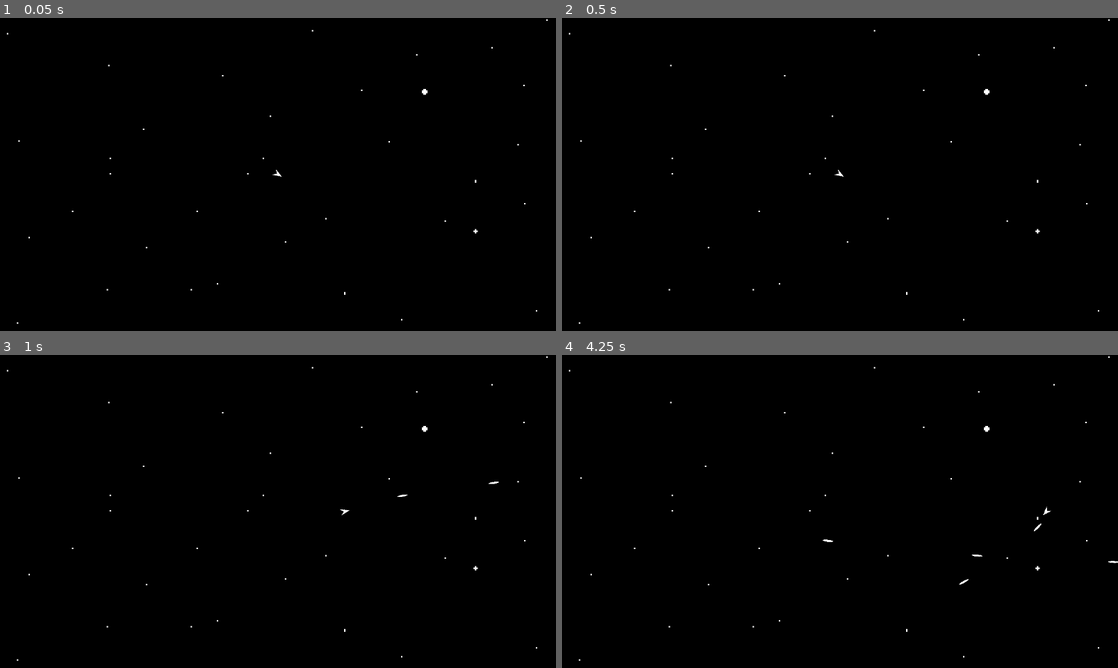
Above: before the commit, frames 1-4 (two rows, left to right).
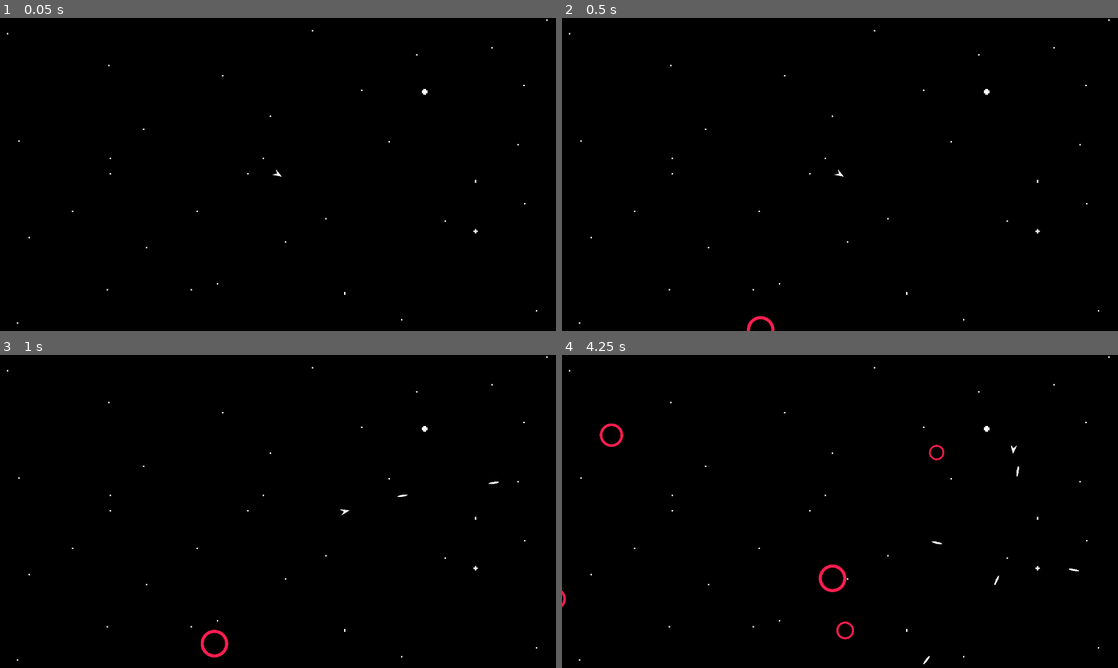
Above: after the commit, the same moments.

Repository: Terrarizer03/Space-Massacre
Game: Godot game, scene res://Scenes/MainScene.tscn
Two runs of this game, one before a commit and one after it. Both use one fixed random seed, a clock stepped at 60 frames per second and the inputs below.
Inputs (mouse positions are in pixels of both pictures, inside the frame that each line leads up to):
- Up to frame 1 (0.05 s): no input
- Up to frame 2 (0.5 s): no input
- Up to frame 3 (1 s): tap Enter at 0.5 s; move the mouse to (400, 495) at 0.52 s; press the mouse at (400, 495) at 0.53 s; hold D (key_right) from 0.53 s (still down)
- Up to frame 4 (4.25 s): move the mouse to (728, 527) at 1.27 s; release D (key_right) at 1.28 s; release the mouse at (728, 527) at 1.28 s; hold S (key_down) 1.28-2.03 s; click (728, 527) at 1.35 s; move the mouse to (895, 442) at 2.02 s; press the mouse at (895, 442) at 2.03 s; hold D (key_right) 2.03-2.78 s; move the mouse to (812, 574) at 2.77 s; release the mouse at (812, 574) at 2.78 s; hold W (key_up) 2.78-3.53 s; click (812, 574) at 2.85 s; move the mouse to (1006, 558) at 3.52 s; press the mouse at (1006, 558) at 3.53 s; hold A (key_left) from 3.53 s (still down)

Frame 1 is identical in both runs. In frame 2, less than 0.1% of the frame differs, in the area x 33-39%, y 95-100%; in frame 3, 0.2%; in frame 4, 0.6%, in the area x 0-100%, y 21-99%.

Commit message:
Basically Everything?

Diff:
--- a/Scenes/Bullet.tscn
+++ b/Scenes/Bullet.tscn
@@ -12,6 +12,8 @@
 [node name="Bullet" type="CharacterBody2D" groups=["Bullet", "DamageType"]]
 scale = Vector2(0.15, 0.113)
 disable_mode = 2
+collision_layer = 7
+collision_mask = 7
 motion_mode = 1
 platform_on_leave = 2
 script = ExtResource("1_p01sk")
@@ -32,3 +34,4 @@
 
 [connection signal="screen_entered" from="VisibleOnScreenNotifier2D" to="." method="_on_visible_on_screen_notifier_2d_screen_entered"]
 [connection signal="screen_exited" from="VisibleOnScreenNotifier2D" to="." method="_on_visible_on_screen_notifier_2d_screen_exited"]
+[connection signal="body_entered" from="Area2D" to="." method="_on_area_2d_body_entered"]
--- /dev/null
+++ b/Scenes/MainScene.gd
@@ -0,0 +1,76 @@
+extends Node2D
+
+# INIT =============
+# variables -------------
+var wave = 0
+var spawning = true
+var spawned_enemies = 0
+
+# preloads ------------
+var circle_enemy = preload("res://Scenes/enemy.tscn")
+
+func _ready() -> void:
+	spawn_circle_enemy()
+	wave_function()
+
+func spawn_circle_enemy():
+	while true:
+		if spawning:
+			spawned_enemies += 1
+			var spawnpos = determineSpawnPos()
+
+			var circle_instance = circle_enemy.instantiate()
+			circle_instance.position = spawnpos
+			add_child(circle_instance)
+			print("ENEMY SPAWNED ", circle_instance.position)
+			await get_tree().create_timer(1).timeout
+		else:
+			await get_tree().create_timer(0.1).timeout
+
+func wave_function():
+	wave += 1
+	spawning = true
+	spawned_enemies = 0
+
+	print("WAVE ", wave, " STARTED")
+
+	# Spawn duration increases with wave number
+	var spawn_duration = 8 + (wave * 2)  # 10s, 12s, 14s, etc.
+
+	# Wait for spawn duration
+	await get_tree().create_timer(spawn_duration).timeout
+	spawning = false
+
+	print("WAVE ", wave, " ENDED - Enemies spawned: ", spawned_enemies)
+
+	# Break duration between waves
+	var break_duration = 5
+	await get_tree().create_timer(break_duration).timeout
+
+	# Start next wave
+	wave_function()
+
+func determineSpawnPos():
+	var screen_width = 1152
+	var screen_height = 648
+	var spawn_margin = 50  # Distance outside screen bounds
+
+	# Randomly choose which side to spawn from (0=left, 1=right, 2=top, 3=bottom)
+	var side = randi() % 4
+	var spawn_pos = Vector2()
+
+	match side:
+		0:  # Left side
+			spawn_pos.x = -spawn_margin
+			spawn_pos.y = randf() * screen_height
+		1:  # Right side
+			spawn_pos.x = screen_width + spawn_margin
+			spawn_pos.y = randf() * screen_height
+		2:  # Top side
+			spawn_pos.x = randf() * screen_width
+			spawn_pos.y = -spawn_margin
+		3:  # Bottom side
+			spawn_pos.x = randf() * screen_width
+			spawn_pos.y = screen_height + spawn_margin
+
+	return spawn_pos
--- a/Scenes/MainScene.tscn
+++ b/Scenes/MainScene.tscn
@@ -1,5 +1,6 @@
-[gd_scene load_steps=6 format=4 uid="uid://cquhu5krdarw1"]
+[gd_scene load_steps=7 format=4 uid="uid://cquhu5krdarw1"]
 
+[ext_resource type="Script" path="res://Scenes/MainScene.gd" id="1_e7sby"]
 [ext_resource type="PackedScene" uid="uid://cehac684mpxhw" path="res://Scenes/Player.tscn" id="1_gl0cg"]
 [ext_resource type="Texture2D" uid="uid://b67064foqqdcq" path="res://Assets/Tilemap/New Piskel (39).png" id="2_gnpus"]
 
@@ -3478,6 +3479,7 @@
 adjustment_enabled = true
 
 [node name="Node2D" type="Node2D"]
+script = ExtResource("1_e7sby")
 
 [node name="TileMapLayer" type="TileMapLayer" parent="."]
 position = Vector2(567, 320)
--- a/Scenes/Player.tscn
+++ b/Scenes/Player.tscn
@@ -1,8 +1,11 @@
-[gd_scene load_steps=5 format=3 uid="uid://cehac684mpxhw"]
+[gd_scene load_steps=8 format=3 uid="uid://cehac684mpxhw"]
 
 [ext_resource type="Script" path="res://Scripts/player.gd" id="1_evmrx"]
 [ext_resource type="Texture2D" uid="uid://dpop7toine34y" path="res://Assets/Sprites/Playersprite.png" id="1_k0xg1"]
 [ext_resource type="AudioStream" uid="uid://ckrtl225vke6t" path="res://Assets/Sound/laserShoot (1).wav" id="3_p1ru0"]
+[ext_resource type="AudioStream" uid="uid://dnk5wlqke5drs" path="res://Assets/Sound/hitHurt (1).wav" id="4_56jkx"]
+[ext_resource type="AudioStream" uid="uid://c0w1ft4dterht" path="res://Assets/Sound/pickupCoin.wav" id="5_7n5jt"]
+[ext_resource type="AudioStream" uid="uid://b3avfamyjn0e6" path="res://Assets/Sound/powerDown.wav" id="6_ceafp"]
 
 [sub_resource type="CircleShape2D" id="CircleShape2D_t04ej"]
 radius = 71.1758
@@ -25,3 +28,12 @@
 [node name="LaserShoot" type="AudioStreamPlayer" parent="."]
 stream = ExtResource("3_p1ru0")
 volume_db = -10.0
+
+[node name="HitSound" type="AudioStreamPlayer" parent="."]
+stream = ExtResource("4_56jkx")
+
+[node name="PickupCoin" type="AudioStreamPlayer" parent="."]
+stream = ExtResource("5_7n5jt")
+
+[node name="PowerDown" type="AudioStreamPlayer" parent="."]
+stream = ExtResource("6_ceafp")
--- /dev/null
+++ b/Scenes/death_explosion.tscn
@@ -0,0 +1,44 @@
+[gd_scene load_steps=8 format=3 uid="uid://bsrwc11r2eor4"]
+
+[ext_resource type="Texture2D" uid="uid://c5cp8bd50d4hl" path="res://Assets/Sprites/New Piskel-1.png (2).png" id="1_xbftg"]
+[ext_resource type="Script" path="res://death_explosion.gd" id="2_vncbk"]
+
+[sub_resource type="Gradient" id="Gradient_4u77e"]
+offsets = PackedFloat32Array(0.444444, 1)
+colors = PackedColorArray(1, 1, 1, 1, 1, 1, 1, 0)
+
+[sub_resource type="GradientTexture1D" id="GradientTexture1D_1qaav"]
+gradient = SubResource("Gradient_4u77e")
+
+[sub_resource type="Curve" id="Curve_rwpbu"]
+_data = [Vector2(0, 1), 0.0, 0.0, 0, 0, Vector2(1, 0), 0.0, 0.0, 0, 0]
+point_count = 2
+
+[sub_resource type="CurveTexture" id="CurveTexture_ytqog"]
+curve = SubResource("Curve_rwpbu")
+
+[sub_resource type="ParticleProcessMaterial" id="ParticleProcessMaterial_q3rpp"]
+particle_flag_disable_z = true
+emission_shape = 1
+emission_sphere_radius = 8.64
+inherit_velocity_ratio = 0.761
+direction = Vector3(0, 0, 0)
+spread = 180.0
+initial_velocity_min = 100.0
+initial_velocity_max = 200.0
+gravity = Vector3(0, 0, 0)
+scale_min = 0.2
+scale_max = 0.4
+scale_curve = SubResource("CurveTexture_ytqog")
+color_ramp = SubResource("GradientTexture1D_1qaav")
+
+[node name="GPUParticles2D" type="GPUParticles2D"]
+emitting = false
+amount = 20
+process_material = SubResource("ParticleProcessMaterial_q3rpp")
+texture = ExtResource("1_xbftg")
+one_shot = true
+explosiveness = 1.0
+fixed_fps = 60
+trail_lifetime = 0.1
+script = ExtResource("2_vncbk")
--- /dev/null
+++ b/Scenes/enemy.tscn
@@ -0,0 +1,81 @@
+[gd_scene load_steps=10 format=3 uid="uid://dtypb2q2664m7"]
+
+[ext_resource type="Script" path="res://enemy.gd" id="1_yj4a7"]
+[ext_resource type="Texture2D" uid="uid://vua6pdnuda6l" path="res://Assets/Sprites/Circle-2.png-1.png.png" id="2_jsbvi"]
+[ext_resource type="Shader" uid="uid://dm6255ea31qd6" path="res://Shaders/HitFlash.tres" id="2_m4vbj"]
+
+[sub_resource type="CircleShape2D" id="CircleShape2D_qkmjf"]
+radius = 21.0238
+
+[sub_resource type="ShaderMaterial" id="ShaderMaterial_oonbh"]
+resource_local_to_scene = true
+shader = ExtResource("2_m4vbj")
+shader_parameter/enabled = false
+shader_parameter/tint = Color(1, 1, 1, 1)
+
+[sub_resource type="CircleShape2D" id="CircleShape2D_botne"]
+radius = 30.0832
+
+[sub_resource type="Animation" id="Animation_msqpx"]
+resource_name = "hit_flash"
+length = 0.05
+tracks/0/type = "value"
+tracks/0/imported = false
+tracks/0/enabled = true
+tracks/0/path = NodePath("Sprite2D:material:shader_parameter/enabled")
+tracks/0/interp = 1
+tracks/0/loop_wrap = true
+tracks/0/keys = {
+"times": PackedFloat32Array(0, 0.0333333),
+"transitions": PackedFloat32Array(1, 1),
+"update": 1,
+"values": [true, false]
+}
+
+[sub_resource type="Animation" id="Animation_mqqlo"]
+length = 0.001
+tracks/0/type = "value"
+tracks/0/imported = false
+tracks/0/enabled = true
+tracks/0/path = NodePath("Sprite2D:material:shader_parameter/enabled")
+tracks/0/interp = 1
+tracks/0/loop_wrap = true
+tracks/0/keys = {
+"times": PackedFloat32Array(0),
+"transitions": PackedFloat32Array(1),
+"update": 1,
+"values": [false]
+}
+
+[sub_resource type="AnimationLibrary" id="AnimationLibrary_82yaj"]
+_data = {
+"RESET": SubResource("Animation_mqqlo"),
+"hit_flash": SubResource("Animation_msqpx")
+}
+
+[node name="Enemy" type="CharacterBody2D" groups=["Enemy"]]
+script = ExtResource("1_yj4a7")
+
+[node name="CollisionShape2D" type="CollisionShape2D" parent="."]
+shape = SubResource("CircleShape2D_qkmjf")
+
+[node name="Sprite2D" type="Sprite2D" parent="."]
+material = SubResource("ShaderMaterial_oonbh")
+scale = Vector2(0.359, 0.359)
+texture = ExtResource("2_jsbvi")
+
+[node name="DamageHitbox" type="Area2D" parent="."]
+collision_layer = 3
+collision_mask = 3
+
+[node name="CollisionShape2D" type="CollisionShape2D" parent="DamageHitbox"]
+shape = SubResource("CircleShape2D_botne")
+debug_color = Color(0.999866, 0, 0.0982801, 0.42)
+
+[node name="HitFlashAnimation" type="AnimationPlayer" parent="."]
+libraries = {
+"": SubResource("AnimationLibrary_82yaj")
+}
+
+[connection signal="body_entered" from="DamageHitbox" to="." method="_on_damage_hitbox_body_entered"]
+[connection signal="body_exited" from="DamageHitbox" to="." method="_on_damage_hitbox_body_exited"]
--- /dev/null
+++ b/Scenes/power_up.tscn
@@ -0,0 +1,63 @@
+[gd_scene load_steps=7 format=3 uid="uid://d4eacxmkqi6oq"]
+
+[ext_resource type="Script" path="res://star_powerup.gd" id="1_21146"]
+[ext_resource type="Texture2D" uid="uid://cluhj4rwgbpvg" path="res://Assets/Sprites/New Piskel (40).png" id="2_tngcf"]
+
+[sub_resource type="RectangleShape2D" id="RectangleShape2D_o21tp"]
+
+[sub_resource type="Animation" id="Animation_kwqe3"]
+resource_name = "Idle"
+loop_mode = 1
+tracks/0/type = "value"
+tracks/0/imported = false
+tracks/0/enabled = true
+tracks/0/path = NodePath("Sprite2D:frame")
+tracks/0/interp = 1
+tracks/0/loop_wrap = true
+tracks/0/keys = {
+"times": PackedFloat32Array(0, 0.5),
+"transitions": PackedFloat32Array(1, 1),
+"update": 1,
+"values": [0, 1]
+}
+
+[sub_resource type="Animation" id="Animation_olghr"]
+length = 0.001
+tracks/0/type = "value"
+tracks/0/imported = false
+tracks/0/enabled = true
+tracks/0/path = NodePath("Sprite2D:frame")
+tracks/0/interp = 1
+tracks/0/loop_wrap = true
+tracks/0/keys = {
+"times": PackedFloat32Array(0),
+"transitions": PackedFloat32Array(1),
+"update": 1,
+"values": [0]
+}
+
+[sub_resource type="AnimationLibrary" id="AnimationLibrary_narm1"]
+_data = {
+"Idle": SubResource("Animation_kwqe3"),
+"RESET": SubResource("Animation_olghr")
+}
+
+[node name="Area2D" type="Area2D"]
+scale = Vector2(1.5, 1.5)
+script = ExtResource("1_21146")
+
+[node name="Sprite2D" type="Sprite2D" parent="."]
+modulate = Color(0, 0.784314, 1, 1)
+scale = Vector2(0.1, 0.1)
+texture = ExtResource("2_tngcf")
+vframes = 2
+
+[node name="CollisionShape2D" type="CollisionShape2D" parent="."]
+shape = SubResource("RectangleShape2D_o21tp")
+
+[node name="PowerUpAnimation" type="AnimationPlayer" parent="."]
+libraries = {
+"": SubResource("AnimationLibrary_narm1")
+}
+
+[connection signal="body_entered" from="." to="." method="_on_body_entered"]
--- a/Scripts/player.gd
+++ b/Scripts/player.gd
@@ -6,6 +6,7 @@
 var SPEED : float
 var attack : float
 var attack_cooldown : float
+var health : float
 
 # preloads -------------
 var bullet := preload("res://Scenes/Bullet.tscn")
@@ -14,13 +15,18 @@
 # variables -------------
 var is_dashing = false
 var shoot_ready = true
+var speed_up = false
 var bullet_scale = 1
+var iframes = false
+var attackmult := 2
+var speedmult := 1.5
 
 # Exports -------------
 @export var MAX_SPEED = 450.0
 @export var friction = 0.1
 @export var NORM_ATTACK = 1.0
 @export var ATTACK_SPEED = 0.15
+@export var max_health = 5.0
 
 # On Ready -------------
 @onready var screen_size = get_viewport_rect()
@@ -30,12 +36,13 @@
 	SPEED = MAX_SPEED
 	attack = NORM_ATTACK
 	attack_cooldown = ATTACK_SPEED
+	health = max_health
 
 func _physics_process(delta: float) -> void:
 	screen_wrap()
 	# MOVEMENT ----------
 	var direction = Vector2(Input.get_axis("key_left", "key_right"), Input.get_axis("key_up", "key_down"))
-	var effective_speed = MAX_SPEED * 1
+	var effective_speed = MAX_SPEED * (speedmult if speed_up else 1)
 
 	if direction != Vector2.ZERO and not is_dashing:
 		velocity = velocity.lerp(direction * effective_speed, 0.1)
@@ -70,4 +77,36 @@
 		shoot_ready = true
 		# -----------
 
-	# ================
+func damage(attack_damage,pos):
+	if iframes == false:
+		var push_direction = (position - pos).normalized()
+		velocity = push_direction * SPEED * 2
+		health -= attack_damage
+		$HitSound.play()
+		# Iframes(0.5)
+		if health <= 0:
+			print("OH NO U SUCK FUCK URSELF")
+
+# Power Ups ==================
+func strength_power_up():
+	$PickupCoin.play()
+	attack = NORM_ATTACK * attackmult
+	await get_tree().create_timer(10).timeout
+	$PowerDown.play()
+	attack = NORM_ATTACK
+
+func speed_power_up():
+	$PickupCoin.play()
+	speed_up = true
+	await get_tree().create_timer(10).timeout
+	$PowerDown.play()
+	speed_up = false
+
+func attack_speed_power_up():
+	$PickupCoin.play()
+	var previous_attack_cooldown = attack_cooldown
+	attack_cooldown /= 2
+	await get_tree().create_timer(10).timeout
+	$PowerDown.play()
+	attack_cooldown = previous_attack_cooldown
+# ================
--- /dev/null
+++ b/Shaders/HitFlash.tres
@@ -0,0 +1,75 @@
+[gd_resource type="VisualShader" load_steps=5 format=3 uid="uid://dm6255ea31qd6"]
+
+[sub_resource type="VisualShaderNodeColorParameter" id="VisualShaderNodeColorParameter_b1as0"]
+parameter_name = "tint"
+default_value_enabled = true
+
+[sub_resource type="VisualShaderNodeBooleanParameter" id="VisualShaderNodeBooleanParameter_o3mt7"]
+parameter_name = "enabled"
+default_value_enabled = true
+
+[sub_resource type="VisualShaderNodeIf" id="VisualShaderNodeIf_ni2px"]
+default_input_values = [0, 0.0, 1, 1.0, 2, 1e-05, 3, Vector3(0, 0, 0), 4, Vector3(0, 0, 0), 5, Vector3(0, 0, 0)]
+
+[sub_resource type="VisualShaderNodeInput" id="VisualShaderNodeInput_4ynfa"]
+input_name = "color"
+
+[resource]
+code = "shader_type canvas_item;
+render_mode blend_mix;
+
+uniform bool enabled = false;
+uniform vec4 tint : source_color = vec4(1.000000, 1.000000, 1.000000, 1.000000);
+
+
+
+void fragment() {
+// BooleanParameter:3
+	bool n_out3p0 = enabled;
+
+
+// ColorParameter:2
+	vec4 n_out2p0 = tint;
+
+
+// Input:5
+	vec4 n_out5p0 = COLOR;
+
+
+	vec3 n_out4p0;
+// If:4
+	float n_in4p1 = 1.00000;
+	float n_in4p2 = 0.00001;
+	if(abs((n_out3p0 ? 1.0 : 0.0) - n_in4p1) < n_in4p2)
+	{
+		n_out4p0 = vec3(n_out2p0.xyz);
+	}
+	else if((n_out3p0 ? 1.0 : 0.0) < n_in4p1)
+	{
+		n_out4p0 = vec3(n_out5p0.xyz);
+	}
+	else
+	{
+		n_out4p0 = vec3(n_out5p0.xyz);
+	}
+
+
+// Output:0
+	COLOR.rgb = n_out4p0;
+
+
+}
+"
+graph_offset = Vector2(-66.7397, -42.6483)
+mode = 1
+flags/light_only = false
+nodes/fragment/0/position = Vector2(1040, 220)
+nodes/fragment/2/node = SubResource("VisualShaderNodeColorParameter_b1as0")
+nodes/fragment/2/position = Vector2(360, 240)
+nodes/fragment/3/node = SubResource("VisualShaderNodeBooleanParameter_o3mt7")
+nodes/fragment/3/position = Vector2(300, 40)
+nodes/fragment/4/node = SubResource("VisualShaderNodeIf_ni2px")
+nodes/fragment/4/position = Vector2(800, -20)
+nodes/fragment/5/node = SubResource("VisualShaderNodeInput_4ynfa")
+nodes/fragment/5/position = Vector2(300, 460)
+nodes/fragment/connections = PackedInt32Array(3, 0, 4, 0, 2, 0, 4, 3, 4, 0, 0, 0, 5, 0, 4, 4, 5, 0, 4, 5)
--- /dev/null
+++ b/death_explosion.gd
@@ -0,0 +1,10 @@
+extends GPUParticles2D
+
+func _ready() -> void:
+	amount = randi_range(20,35)
+	speed_scale = 3
+	await get_tree().create_timer(0.07).timeout
+	speed_scale = 0.5
+
+func _process(delta: float) -> void:
+	pass
--- /dev/null
+++ b/enemy.gd
@@ -0,0 +1,95 @@
+extends CharacterBody2D
+
+# INIT ===============
+# preloads ---------------
+var deathParticle = preload("res://Scenes/death_explosion.tscn")
+var explosion = preload("res://Assets/Sound/explosion (1).wav")
+var PowerUp = preload("res://Scenes/power_up.tscn")
+
+# variables --------------
+var health : float
+var damaging_cooldown = 0
+var player_in_body = false
+
+# exports ---------------
+@export var speed := 150.0
+@export var MAX_HEALTH = 2.0
+@export var attackingdamage = 1
+@export var DAMAGING_COOLDOWN = 0.2
+
+# On Ready -------------
+@onready var collisionshape = $CollisionShape2D
+@onready var player = $"../Player"
+@onready var damage_hitbox = $DamageHitbox
+@onready var hit_flash = $HitFlashAnimation
+
+func _ready() -> void:
+	platform_floor_layers = false
+	var rand = randf_range(0.7, 1.5)
+	scale = Vector2(rand, rand)
+	health = floor(MAX_HEALTH * 2 * rand)
+	speed /= rand
+
+func _process(delta: float) -> void:
+	if damaging_cooldown <= 0 and player_in_body == true:
+
+		player.damage(attackingdamage, position)
+		damaging_cooldown = DAMAGING_COOLDOWN
+
+	damaging_cooldown -= delta
+
+func _physics_process(_delta: float) -> void:
+	if player:
+
+		#DIRECTION CALCULATION
+		#-------------------------------------------------------------
+		var direction = (player.position - position).normalized() #normalized makes the vectors = to a percentage idk
+		velocity = direction * speed
+		#-------------------------------------------------------------
+
+		move_and_slide()
+
+func damage(attack_damage, bullet):
+	health -= attack_damage
+	hit_flash.play("hit_flash")
+	var main_scene = get_tree().get_first_node_in_group("MainScene")
+	if health <= 0:
+		spawnPowerUp()
+		death(bullet)
+		queue_free()
+
+func _on_damage_hitbox_body_entered(body: Node2D) -> void:
+	if body.is_in_group("Player"):
+		player_in_body = true
+
+func _on_damage_hitbox_body_exited(body: Node2D) -> void:
+	if body.is_in_group("Player"):
+		player_in_body = false
+
+func spawnPowerUp():
+	var Pow_Up = PowerUp.instantiate()
+	var rand1 = randi_range(1, 15)
+	Pow_Up.global_position = global_position
+	if rand1 == 10:
+		get_tree().get_root().add_child(Pow_Up)
+		print("Power Up Spawned!")
+	else:
+		return
+
+func death(bullet):
+	var deathParticle = preload("res://Scenes/death_explosion.tscn")
+	var _particle = deathParticle.instantiate()
+	_particle.position = global_position
+	_particle.rotation = bullet.rotation
+	_particle.emitting = true
+	_particle.scale = scale * 1.5
+	_particle.self_modulate = Color.html("#ff204e")
+	get_tree().current_scene.add_child(_particle)
+	explosion_noise()
+
+func explosion_noise():
+	var sound_player = AudioStreamPlayer.new()
+	sound_player.stream = explosion
+	get_parent().add_child(sound_player)
+	sound_player.play()
+	queue_free()
--- /dev/null
+++ b/star_powerup.gd
@@ -0,0 +1,40 @@
+extends Area2D
+
+# INIT ===============
+# variables ------------
+var power_ups = {
+	"Strength": "strength_power_up",
+	"Speed": "speed_power_up",
+	"AttackSpeed": "attack_speed_power_up"
+}
+var current_power_up = null
+
+# On Ready -----------
+@onready var sprite = $Sprite2D
+# ==================
+
+func _ready() -> void:
+	$PowerUpAnimation.play("Idle")
+	current_power_up = determinePowerUp()
+
+func determinePowerUp():
+	var randomPowerUp = randi_range(1, 3)
+
+	if randomPowerUp == 1:
+		sprite.modulate = Color8(255, 0, 0)
+		return power_ups["Strength"]
+	elif randomPowerUp == 2:
+		sprite.modulate = Color8(255, 255, 0)
+		return power_ups["AttackSpeed"]
+	else:
+		sprite.modulate = Color8(0, 200, 255)
+		return power_ups["Speed"]
+
+func _on_body_entered(body: Node2D) -> void:
+	if body.is_in_group("Player"):
+		if body.has_method(current_power_up):
+			body.call(current_power_up)  # Use call() to invoke the method by name
+			print(current_power_up, " Power Up Called!")
+		else:
+			print(body, " Has no method: ", current_power_up)
+		queue_free()
Not shown, added: Assets/Sound/blipSelect (1).wav.import
Not shown, added: Assets/Sound/explosion (1).wav.import
Not shown, added: Assets/Sound/hitHurt (1).wav.import
Not shown, added: Assets/Sound/pickupCoin.wav.import
Not shown, added: Assets/Sound/powerDown.wav.import
Not shown, added: Assets/Sound/powerUp.wav.import
Binary file added: Assets/Sprites/Circle-2.png-1.png.png
Not shown, added: Assets/Sprites/Circle-2.png-1.png.png.import
Binary file added: Assets/Sprites/New Piskel (40).png
Not shown, added: Assets/Sprites/New Piskel (40).png.import
Not shown, added: Assets/Sound/blipSelect (1).wav
Not shown, added: Assets/Sound/explosion (1).wav
(and 4 more such lines)
